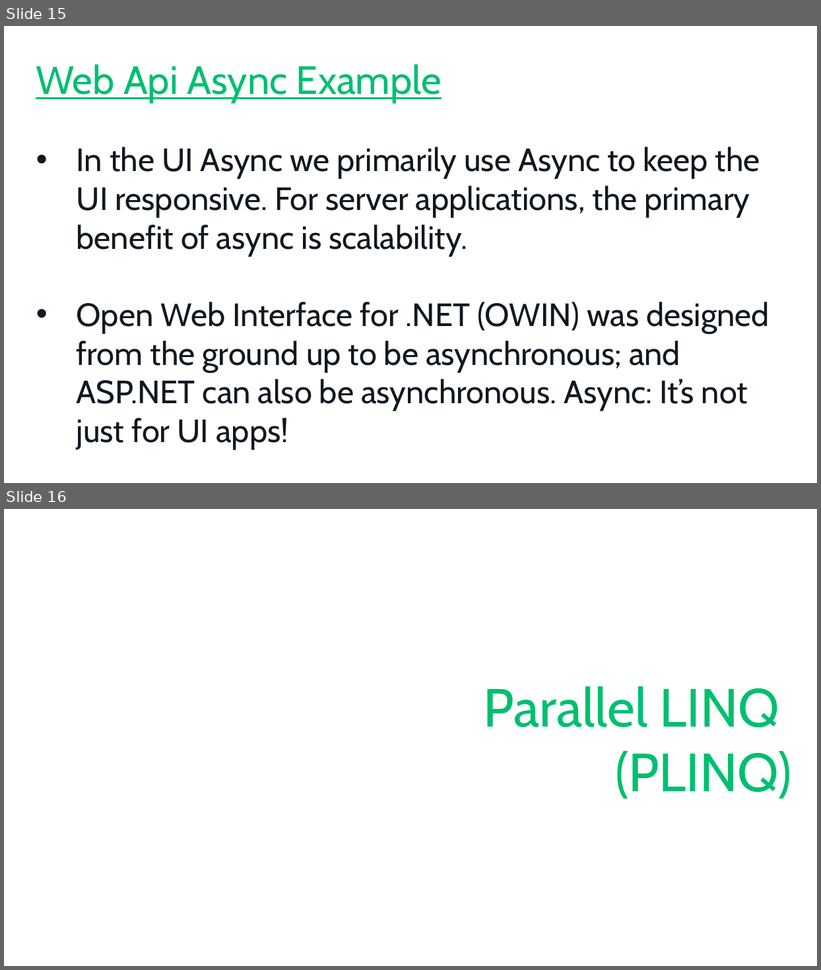
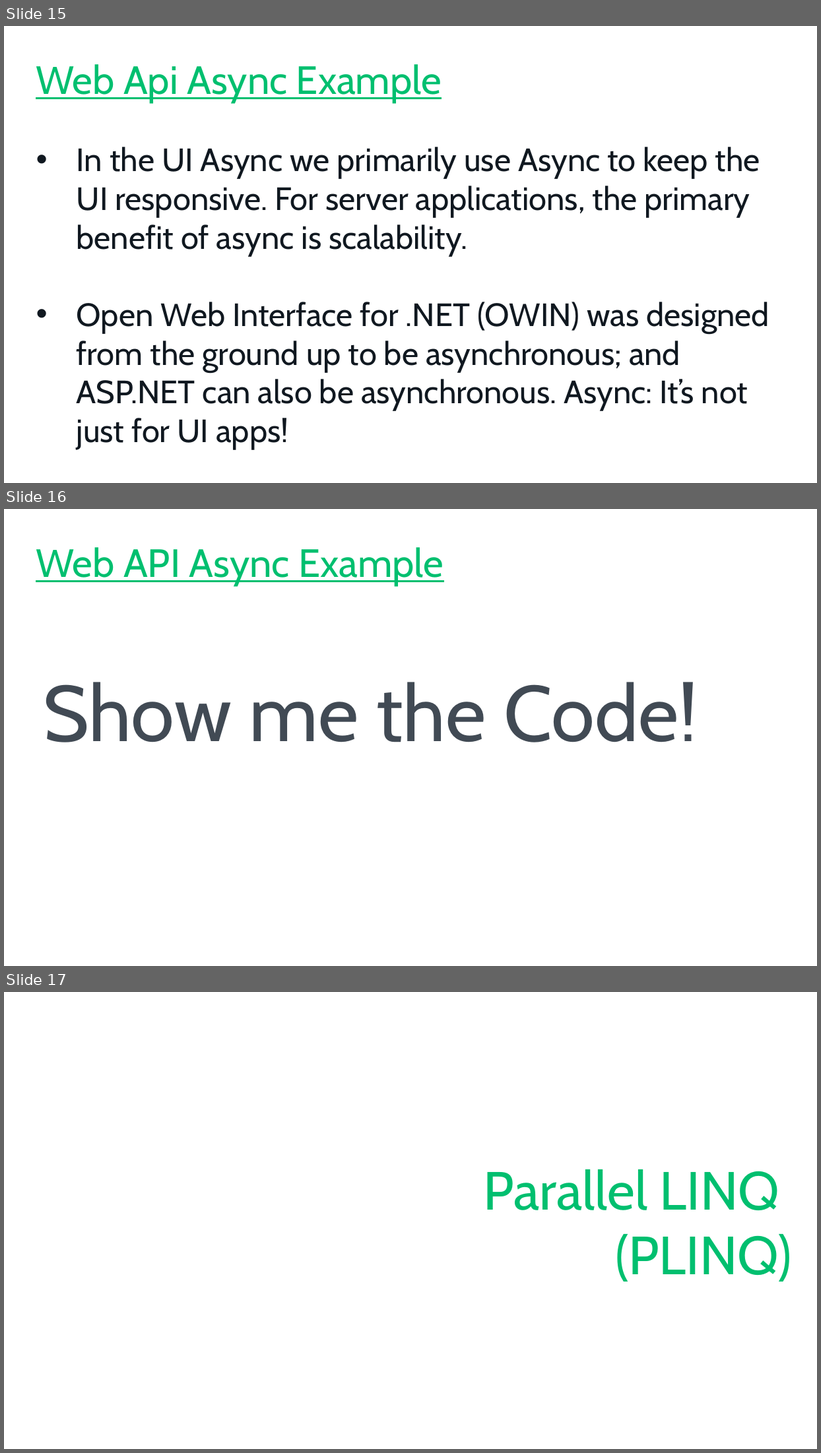
Before and after one commit to AndieCap/SQL-Saturday-Asnyc-Or-Parallel-Session-Abstract, a slide deck: PASS_SQLSaturday_PowerPoint.pptx. Shown one above the other, each under a label of ours: slides 15 and 16 before the commit, slides 15, 16 and 17 after it. The pictures are 821x970 and 821x1453 pixels, drawn with LibreOffice and Linux fonts; fonts in the diff are those of the drawing; background and template pictures are left out. Boxes give left, top, right and bottom in pixels: in the first picture for what was removed or moved away, otherwise in the second. Text is boxed around its words. In the diff, an @@ line names an element or a change of style, - is before the commit and + after.

```diff
--- a/PASS_SQLSaturday_PowerPoint.pptx
+++ b/PASS_SQLSaturday_PowerPoint.pptx
@@ slide 16 added at bbox=[4, 509, 817, 966], background #FFFFFF @@
@@ text added at bbox=[36, 547, 444, 586], 44 pt, text #00BF6F, underline @@
+Web API Async Example
@@ text added at bbox=[43, 682, 698, 743], 88 pt, text #414A54 @@
+Show me the Code!
@@ what was slide 16 is now slide 17 @@
```
Also in this commit, not shown: 5 slides changed, 1 other slide added, 1 slide removed, 13 other files.
